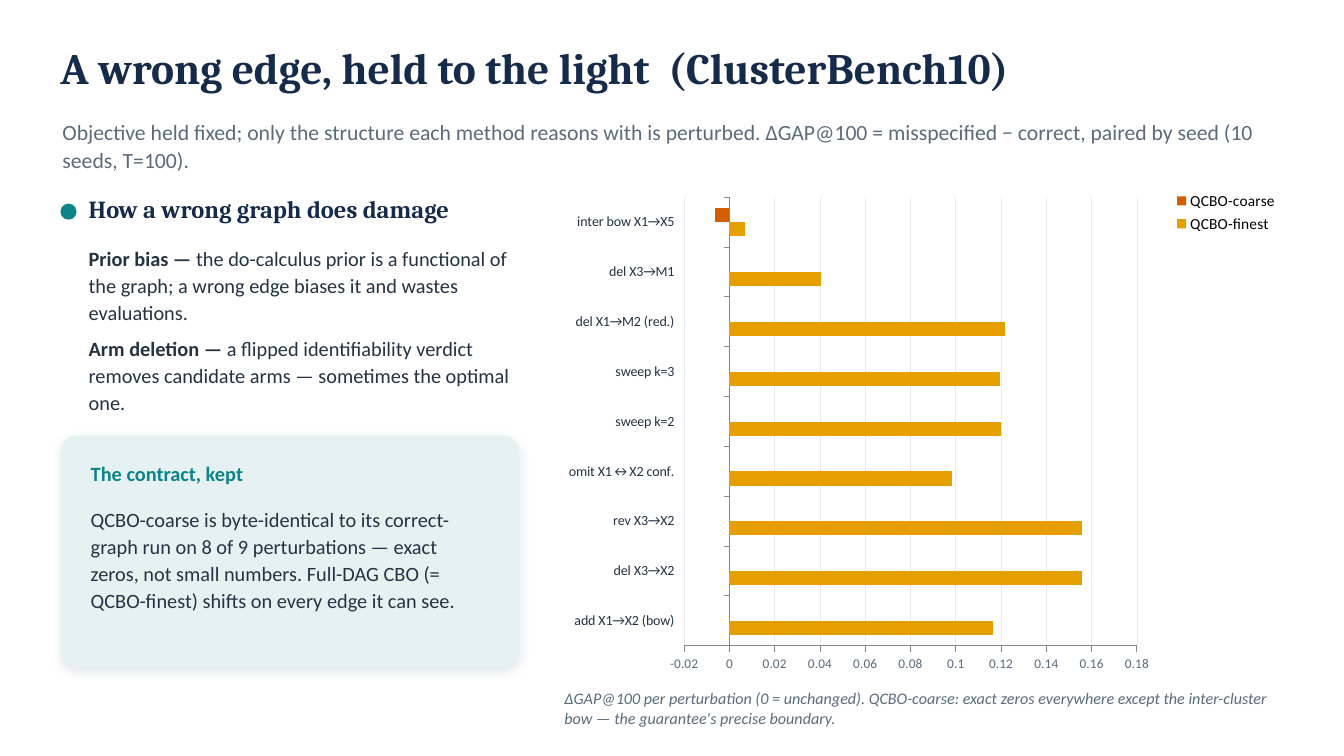
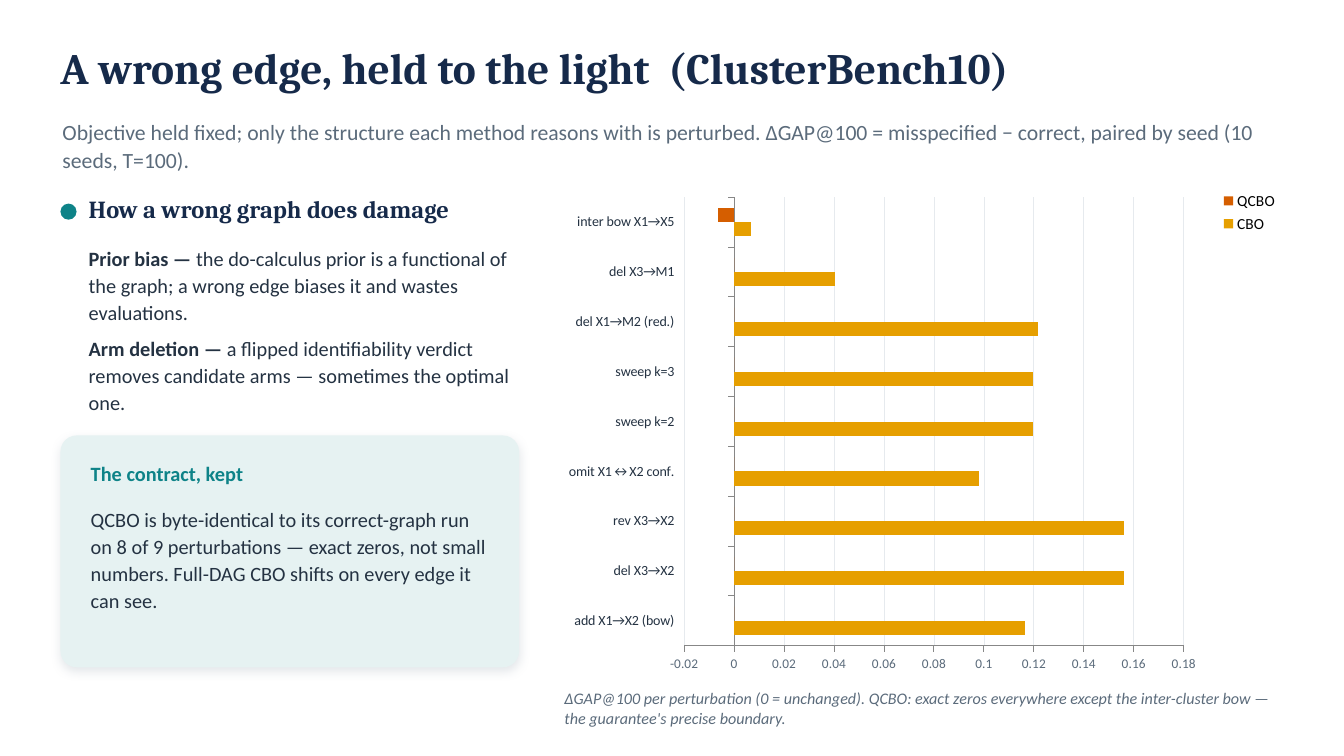
Before and after one commit to fmfsa/ccbo, a slide deck: slide 7 of slides/GAP_PA-GAP_explainer.pptx. Drawn at 1344x756 pixels with LibreOffice and Linux fonts; fonts in the diff are those of the drawing. Boxes give left, top, right and bottom in pixels: in the first picture for what was removed or moved away, otherwise in the second. Text is boxed around its words. In the diff, an @@ line names an element or a change of style, - is before the commit and + after.

```diff
--- a/slides/GAP_PA-GAP_explainer.pptx
+++ b/slides/GAP_PA-GAP_explainer.pptx
@@ bar chart at [555, 188, 1280, 682] @@
-QCBO-finest: 0.116, 0.156, 0.156, 0.098, 0.12, 0.12, 0.122, 0.04, 0.007
+CBO: 0.116, 0.156, 0.156, 0.098, 0.12, 0.12, 0.122, 0.04, 0.007
-QCBO-coarse: 0, 0, 0, 0, 0, 0, 0, 0, -0.007
+QCBO: 0, 0, 0, 0, 0, 0, 0, 0, -0.007
@@ text at [91, 513, 485, 608]: text changed @@
-QCBO-coarse is byte-identical to its correct-graph run on 8 of 9 perturbations — exact zeros, not small numbers. Full-DAG CBO (= QCBO-finest) shifts on every edge it can see.
+QCBO is byte-identical to its correct-graph run on 8 of 9 perturbations — exact zeros, not small numbers. Full-DAG CBO shifts on every edge it can see.
@@ text at [564, 692, 1251, 727]: text changed @@
-ΔGAP@100 per perturbation (0 = unchanged). QCBO-coarse: exact zeros everywhere except the inter-cluster bow — the guarantee's precise boundary.
+ΔGAP@100 per perturbation (0 = unchanged). QCBO: exact zeros everywhere except the inter-cluster bow — the guarantee's precise boundary.
```
Also in this commit, not shown: 1 other slide changed, 32 other files.
